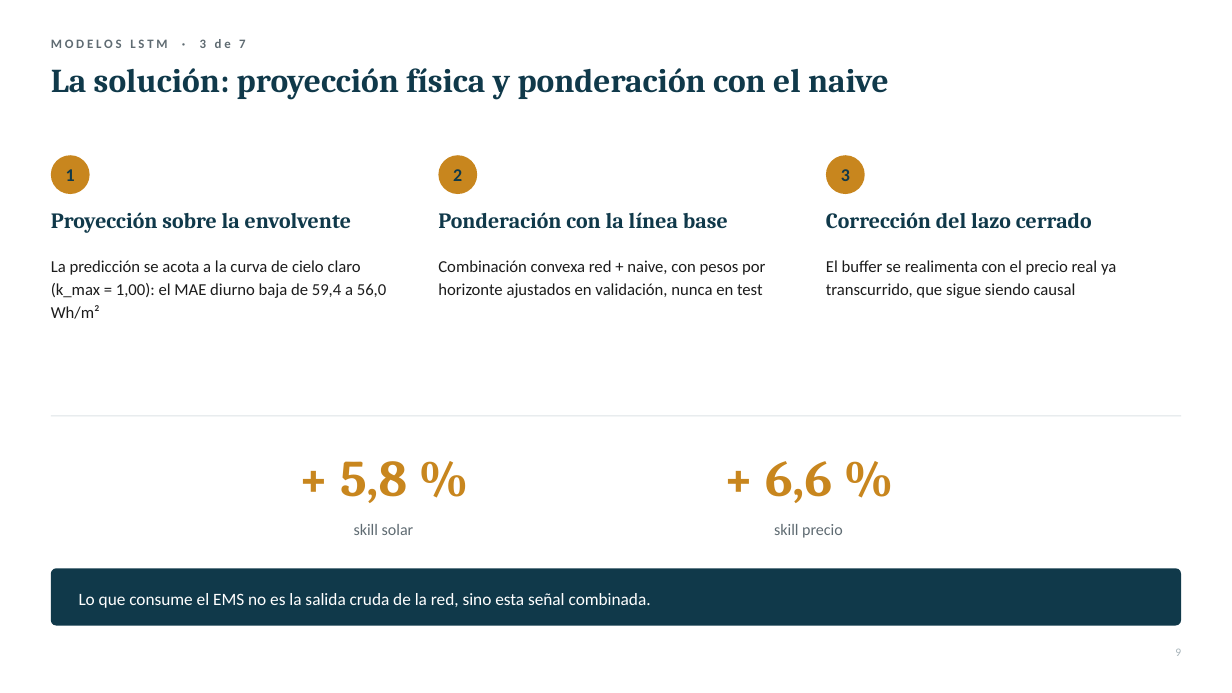
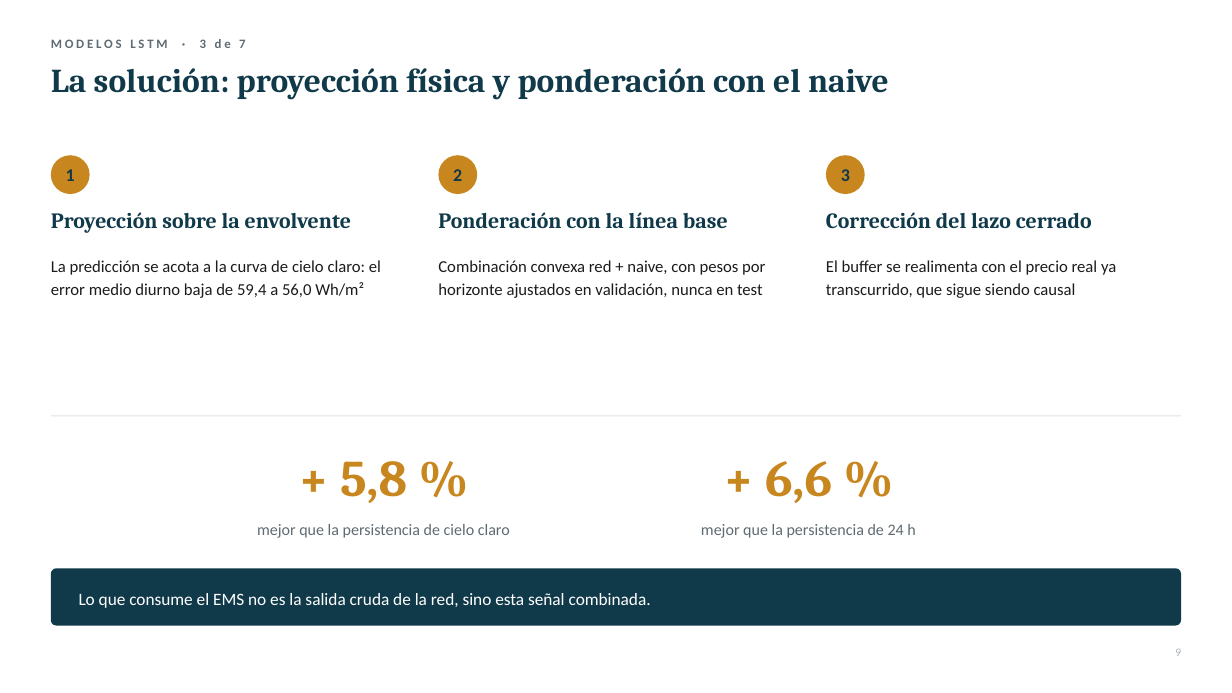
Before and after one commit to FerXxk/multi-energy-station-ems, a slide deck: slide 9 of defensa/OASIS_defensa_TFG.pptx. Drawn at 1232x693 pixels with LibreOffice and Linux fonts; fonts in the diff are those of the drawing. Boxes give left, top, right and bottom in pixels: in the first picture for what was removed or moved away, otherwise in the second. Text is boxed around its words. In the diff, an @@ line names an element or a change of style, - is before the commit and + after.

Commit message:
feat: mejora 2 guion

```diff
--- a/defensa/OASIS_defensa_TFG.pptx
+++ b/defensa/OASIS_defensa_TFG.pptx
@@ text at (51,260,381,298): text changed @@
-La predicción se acota a la curva de cielo claro (k_max = 1,00): el MAE diurno baja de 59,4 a 56,0 Wh/m²
+La predicción se acota a la curva de cielo claro: el error medio diurno baja de 59,4 a 56,0 Wh/m²
@@ text at (257,524,510,538): text changed @@
-skill solar
+mejor que la persistencia de cielo claro
@@ text at (701,524,915,538): text changed @@
-skill precio
+mejor que la persistencia de 24 h
```
Also in this commit, not shown: 6 other slides changed, 2 other files.
